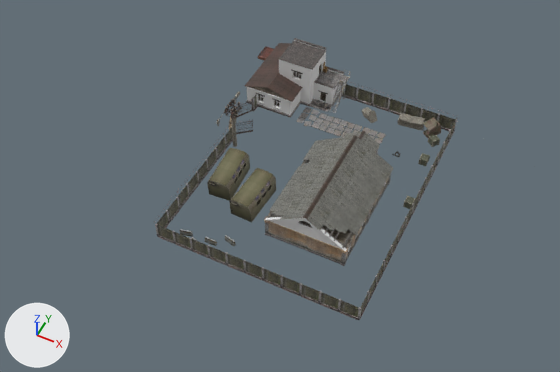
What one commit did to the glTF model Front/Assets1/Base_M.gltf.
Both versions are drawn from a 50 mm camera at (2.33, -4.97, 5.84) aimed at (0.06, -0.45, 0.18). Lighting does not change. The marker at lower left points along +X, +Y and +Z. The picture after the commit comes second. Where no turn or scale is listed for an object, it has been applied to the vertices. Vertices at exactly the same position are counted once.

Objects in the first picture: 'def_shaders_def_trans_prop_prop_barbwire3_dds_1', 'default_briks_briks_br2_dds_1', 'default_briks_briks_br2_dds_2', 'default_crete_crete_beton_5_dds_2', 'default_crete_crete_beton_5_dds_4', 'default_floor_floor_dirty1_gr_dds', 'default_mtl_mtl_rust_dark_dds_2', 'default_prop_prop_m_vagon_dds_1', 'default_prop_prop_m_vagon_dds_1.001', 'default_roof_roof_metal_01_dds', 'default_roof_roof_schiffer_01_dds_1', 'default_wall_wall_stucco_03_dds', 'default_wall_wall_stucco_10_dds_1', 'default_wood_wood_fence_01_dds_1', 'default_wood_wood_fence_01_dds_2', 'default_wood_wood_fence_01_dds_3', 'default_wood_wood_old_dds_3', 'default_wood_wood_old_dds_4', 'default_wood_wood_plank6_dds_5' and 21 more.
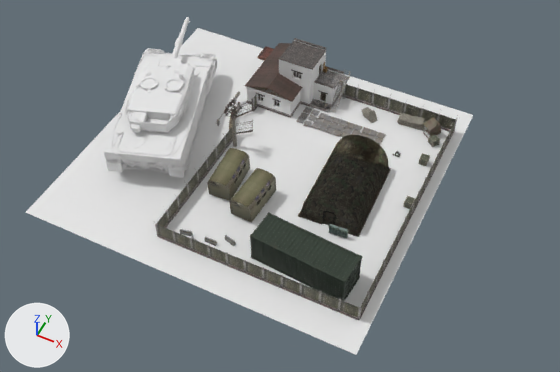
Location of each change, [x1, y1, x2, y2] in pixels of the pictures (560 x 372 px):
'Plane', added: after [26, 28, 473, 355]
'Tank', added: after [104, 17, 217, 178]
'default_roof_roof_schiffer_01_dds_1', deleted: before [269, 131, 393, 235]
'MilitaryTentSub', added: after [298, 135, 391, 237]
'Container', added: after [250, 212, 362, 301]
'default_wall_wall_stucco_03_dds', deleted: before [264, 147, 389, 262]
'default_briks_briks_br2_dds_1', deleted: before [265, 217, 347, 251]
'default_mtl_mtl_rust_dark_dds_2', reshaped: before [236, 98, 365, 219]; after [236, 98, 253, 134]
'default_wood_wood_plank6_dds_5', deleted: before [251, 71, 355, 249]
'default_wall_wall_stucco_10_dds_1', deleted: before [265, 150, 391, 264]
'default_wood_wood_old_dds_3', deleted: before [268, 160, 353, 248]
'default_wood_wood_old_dds_4', deleted: before [269, 160, 352, 246]
'def_shaders_def_trans_prop_prop_barbwire3_dds_1', deleted: before [155, 99, 384, 301]
part 1 of me_mesh_069, deleted: before [303, 130, 357, 219]

Patch to the scene script:
```diff
--- a/Front/Assets1/Base_M.gltf.py
+++ b/Front/Assets1/Base_M.gltf.py
@@ me_mesh_069 @@
-me_mesh_069.from_pydata(...)  # 596 vertices, 923 faces; spans x -0.47..1.05, y -1.29..0.95, z -0.14..0.33
+me_mesh_069.from_pydata(...)  # 429 vertices, 667 faces; spans x -0.47..1.04, y -0.27..0.95, z -0.14..0.19
+# me_mesh_069 part 1: 8 loose pieces with 156 vertices, spanning x 0.83..1.05, y -1.29..0.04, z 0.03..0.33, are deleted
+# other edits to the shape of me_mesh_069 do not show in these pictures
 me_mesh_069.materials.append(mat_material__829)
@@ me_plane @@
+me_plane.from_pydata([(-1.71, -1.61, 0.0), (1.71, -1.61, 0.0), (-1.71, 1.61, 0.0), (1.71, 1.61, 0.0)], [], [(0, 1, 3), (0, 3, 2)])
+me_plane.materials.append(mat_material_017)  # its picture is missing
@@ ob_default_wood_wood_plank6_dds_5 @@
-ob_default_wood_wood_plank6_dds_5 = bpy.data.objects.new('default_wood_wood_plank6_dds_5', me_mesh_031)
@@ ob_default_briks_briks_br2_dds_1 @@
-ob_default_briks_briks_br2_dds_1 = bpy.data.objects.new('default_briks_briks_br2_dds_1', me_mesh_066)
@@ ob_default_roof_roof_schiffer_01_dds_1 @@
-ob_default_roof_roof_schiffer_01_dds_1 = bpy.data.objects.new('default_roof_roof_schiffer_01_dds_1', me_mesh_067)
@@ ob_default_wood_wood_old_dds_4 @@
-ob_default_wood_wood_old_dds_4 = bpy.data.objects.new('default_wood_wood_old_dds_4', me_mesh_076)
@@ ob_default_wood_wood_old_dds_3 @@
-ob_default_wood_wood_old_dds_3 = bpy.data.objects.new('default_wood_wood_old_dds_3', me_mesh_077)
@@ ob_default_wall_wall_stucco_10_dds_1 @@
-ob_default_wall_wall_stucco_10_dds_1 = bpy.data.objects.new('default_wall_wall_stucco_10_dds_1', me_mesh_091)
@@ ob_def_shaders_def_trans_prop_prop_barbwire3_dds_1 @@
-ob_def_shaders_def_trans_prop_prop_barbwire3_dds_1 = bpy.data.objects.new('def_shaders_def_trans_prop_prop_barbwire3_dds_1', me_mesh_094)
@@ ob_default_wall_wall_stucco_03_dds @@
-ob_default_wall_wall_stucco_03_dds = bpy.data.objects.new('default_wall_wall_stucco_03_dds', me_mesh_101)
@@ ob_container @@
+ob_container = bpy.data.objects.new('Container', me_mesh_020)  # 2738 vertices, 4300 faces; spans x -0.483..0.483, y -0.194..0.194, z -0.166..0.157; in mat_lambert1 (picture img_base)
+ob_container.location = (0.689, -1.207, 0.327)
@@ ob_militarytentsub @@
+ob_militarytentsub = bpy.data.objects.new('MilitaryTentSub', me_militarytentsub)  # 6741 vertices, 13216 faces; spans x -0.329..0.329, y -0.489..0.489, z -0.012..0.343; in mat_militarytentsubs_initialshadinggroup (picture img_militarytentsubs_initialshadinggroup_albedo)
+ob_militarytentsub.location = (0.658, -0.206, 0.172)
@@ ob_tank @@
+ob_tank = bpy.data.objects.new('Tank', me_wheel_small_0)  # 9132 vertices, 16306 faces; spans x -0.65..0.63, y -0.92..1.18, z -0.3..0.36; in mat_chassis_0 (its picture is missing)
+ob_tank.location = (-1.412, -0.176, 0.444)
@@ ob_plane @@
+ob_plane = bpy.data.objects.new('Plane', me_plane)
+ob_plane.location = (-0.262, -0.197, 0.155)
```
